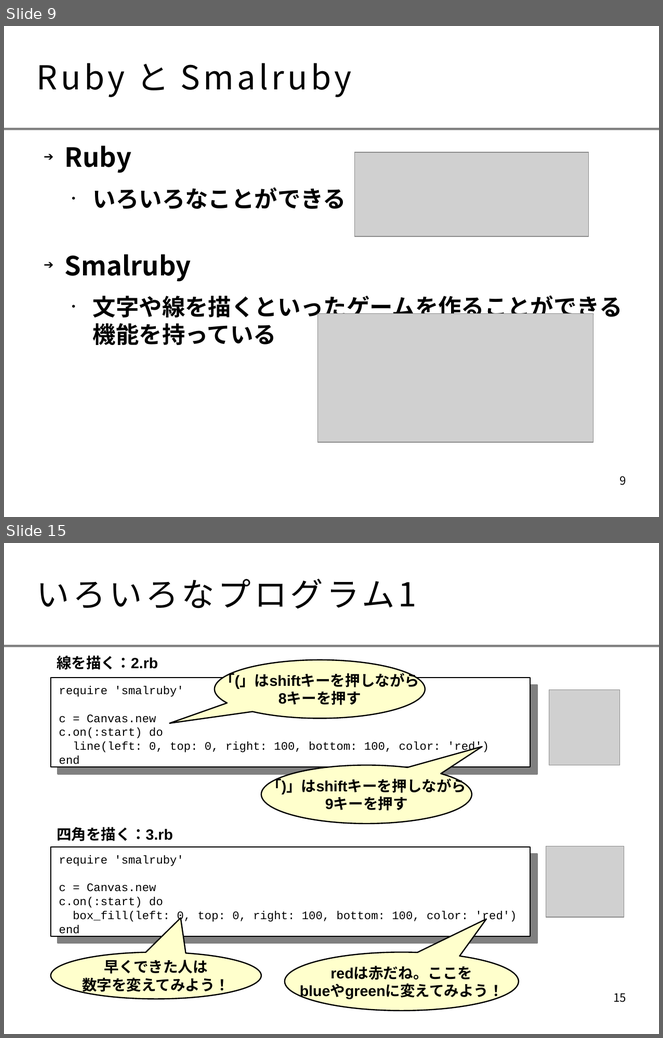
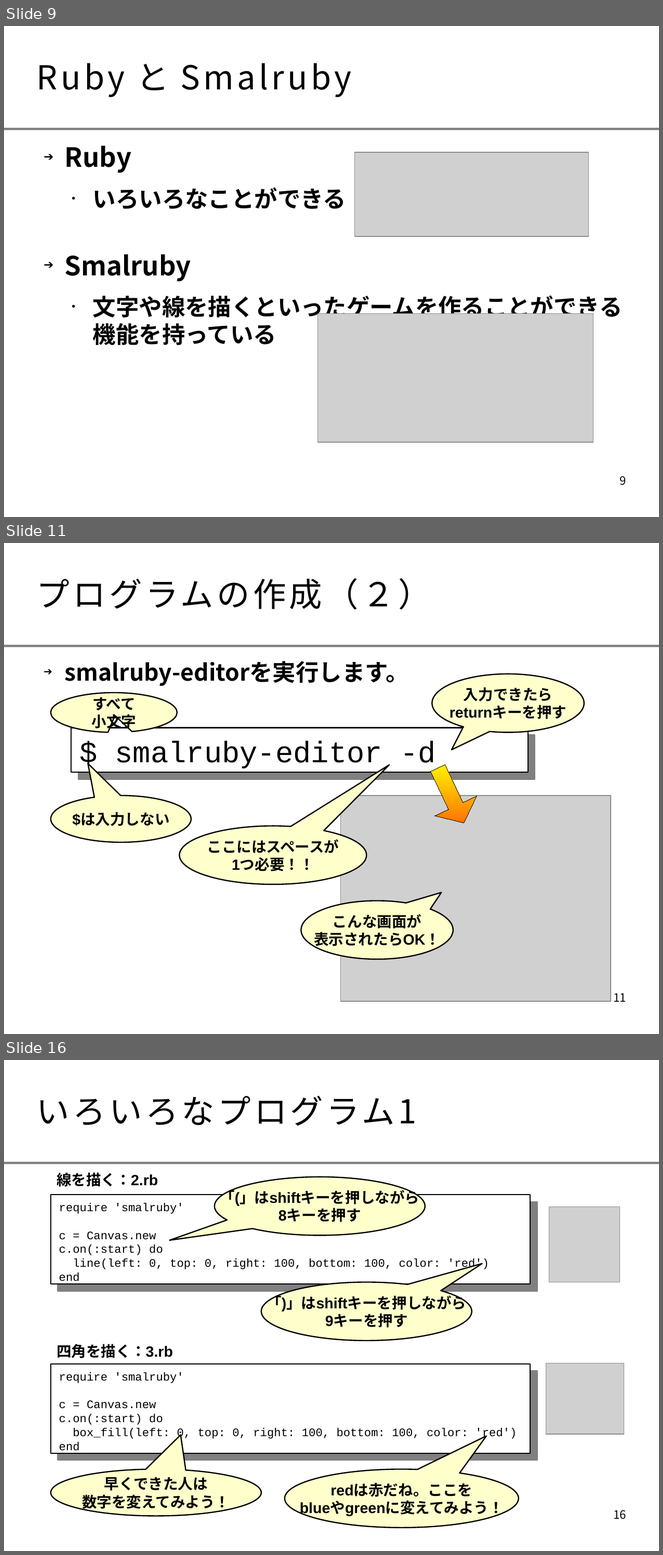
Before and after one commit to smalruby/ruby-school-mjh, a slide deck: mac/2014/doc/text.odp. Shown one above the other, each under a label of ours: slides 9 and 15 before the commit, slides 9, 11 and 16 after it; the slides between them are not shown. The pictures are 663x1038 and 663x1555 pixels, drawn with LibreOffice and Linux fonts; fonts in the diff are those of the drawing; grey boxes stand for pictures; background and template pictures are left out. Boxes give left, top, right and bottom in pixels: in the first picture for what was removed or moved away, otherwise in the second. Text is boxed around its words. In the diff, an @@ line names an element or a change of style, - is before the commit and + after.

```diff
--- a/mac/2014/doc/text.odp
+++ b/mac/2014/doc/text.odp
@@ slide 11 added at bbox=[4, 543, 659, 1034], background #FFFFFF; not listed: 1 template element that a slide beside it also shows @@
@@ title added at bbox=[37, 578, 431, 610], 40 pt, text #000000 @@
+プログラムの作成（２）
@@ text added at bbox=[65, 661, 409, 686], 28 pt, text #000000, bold @@
+➔ smalruby-editorを実行します。
@@ speech bubble added at bbox=[432, 674, 584, 732], fill #FFFFCC, outline #000000 1.5 pt, 18 pt, text #000000, bold @@
+入力できたら
+returnキーを押す
@@ speech bubble added at bbox=[51, 693, 178, 733], fill #FFFFCC, outline #000000 1.5 pt, 18 pt, text #000000, bold @@
+すべて
+小文字
@@ rectangle added at bbox=[71, 728, 528, 772], fill #FFFFFF, outline #000000 1.42 pt, 36 pt, text #000000 @@
+$ smalruby-editor -d
@@ down arrow added at bbox=[417, 758, 485, 833], fill gradient #FF6600 to #FFFF00, outline #000000 0 pt @@
@@ speech bubble added at bbox=[51, 796, 191, 843], fill #FFFFCC, outline #000000 1.5 pt, 18 pt, text #000000, bold @@
+$は入力しない
@@ picture added at bbox=[341, 796, 611, 1002] @@
@@ speech bubble added at bbox=[179, 826, 366, 884], fill #FFFFCC, outline #000000 1.5 pt, 18 pt, text #000000, bold @@
+ここにはスペースが
+1つ必要！！
@@ speech bubble added at bbox=[301, 901, 453, 959], fill #FFFFCC, outline #000000 1.5 pt, 18 pt, text #000000, bold @@
+こんな画面が
+表示されたらOK！
@@ page number added at bbox=[613, 993, 626, 1002], 14 pt, text #000000 @@
+11
@@ what was slide 15 is now slide 16 @@
@@ page number at bbox=[613, 1510, 626, 1520]: text changed @@
-15
+16
```
Also in this commit, not shown: 5 slides changed, 1 other slide added, 1 slide removed.
